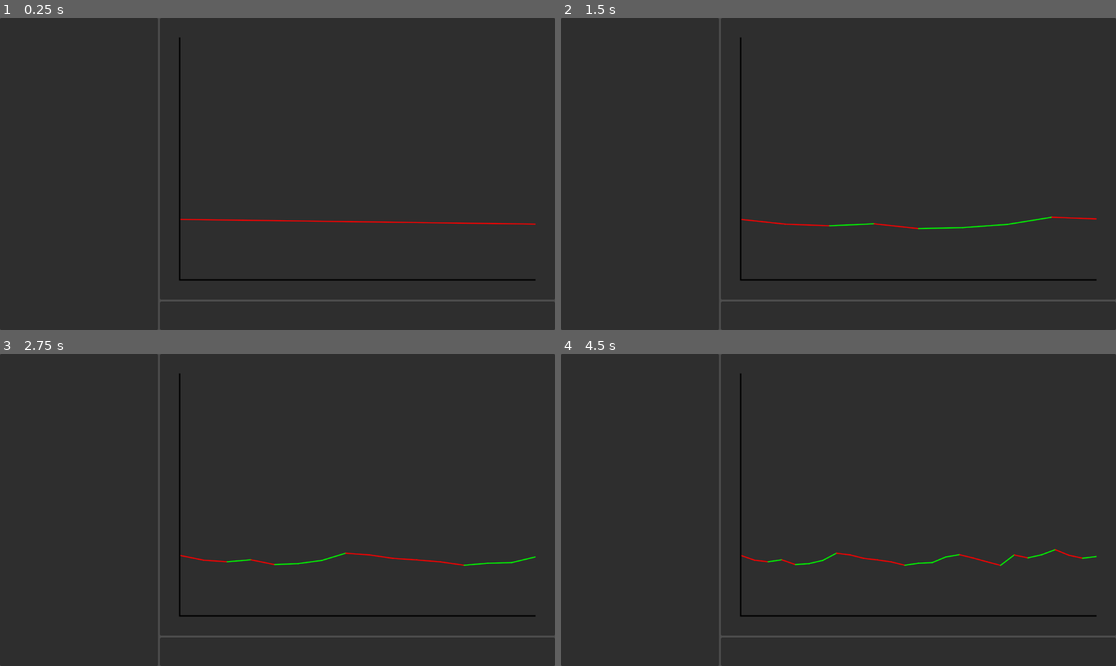
Above: before the commit, frames 1-4 (two rows, left to right).
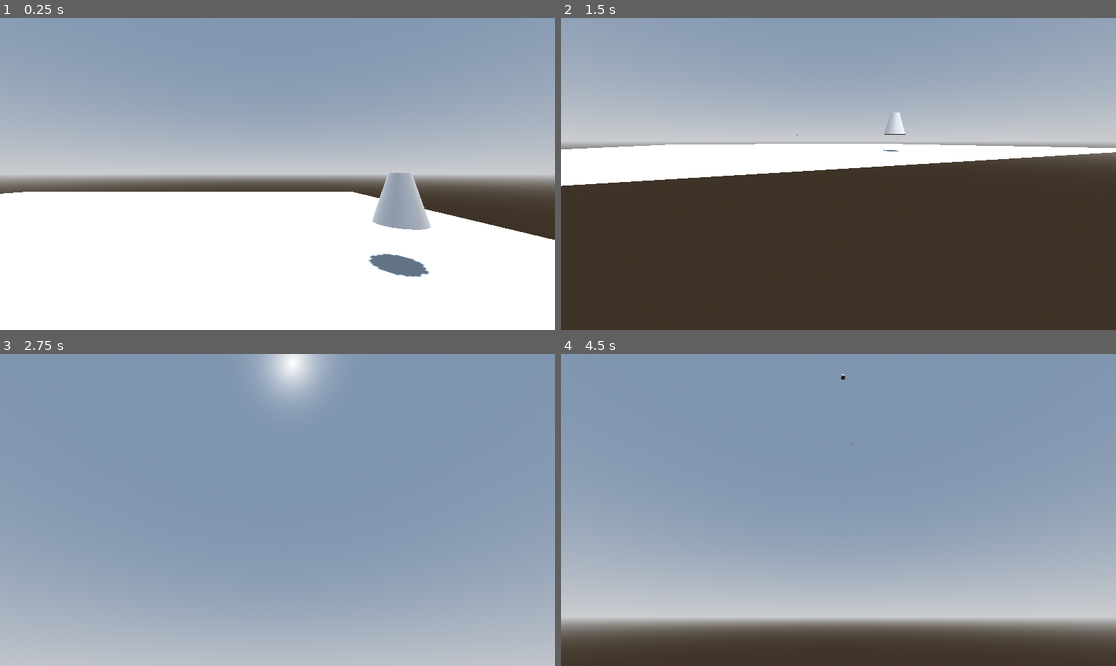
Above: after the commit, the same moments.

Repository: ayylol/viceroy-maxing
Game: Godot game, scene res://scenes/bimgus_scene.tscn
Same seed, same stepped clock (60 frames per second), same inputs: the game is played once before the commit and once after it. The project has no main scene, so this scene is started directly.
Inputs (mouse positions are in pixels of both pictures, inside the frame that each line leads up to):
- Up to frame 1 (0.25 s): no input
- Up to frame 2 (1.5 s): move the mouse to (960, 158) at 0.52 s; hold D (move_right) 0.53-1.28 s; tap Shift (dash) at 0.6 s; tap Space (jump) at 0.77 s; move the mouse to (727, 189) at 1.27 s; hold S (move_down) from 1.28 s (still down); tap Ctrl (slide) at 1.35 s
- Up to frame 3 (2.75 s): tap Space (jump) at 1.52 s; move the mouse to (333, 441) at 2.02 s; release S (move_down) at 2.03 s; hold D (move_right) from 2.03 s (still down); tap Shift (dash) at 2.1 s
- Up to frame 4 (4.5 s): move the mouse to (810, 572) at 2.77 s; release D (move_right) at 2.78 s; hold W (move_up) 2.78-3.53 s; tap Ctrl (slide) at 2.85, 4.35 s; tap Space (jump) at 3.02, 3.77 s; move the mouse to (1005, 556) at 3.52 s; hold A (move_left) from 3.53 s (still down); tap Shift (dash) at 3.6 s; move the mouse to (672, 463) at 4.27 s

The runs differ from the first frame. In frame 1, 98% of the frame differs, in the area x 0-100%, y 0-100%; in frame 2, 51%; in frame 3, 100%; in frame 4, 93%.

Commit message:
Add basic collectible

Diff:
--- /dev/null
+++ b/objects/collectible.tscn
@@ -0,0 +1,16 @@
+[gd_scene load_steps=3 format=3 uid="uid://di5osqjn20w7i"]
+
+[sub_resource type="SphereShape3D" id="SphereShape3D_ugubb"]
+radius = 2.21972
+
+[sub_resource type="CylinderMesh" id="CylinderMesh_ugubb"]
+top_radius = 0.2
+height = 1.0
+
+[node name="Collectible" type="Area3D"]
+
+[node name="CollisionShape3D" type="CollisionShape3D" parent="."]
+shape = SubResource("SphereShape3D_ugubb")
+
+[node name="MeshInstance3D" type="MeshInstance3D" parent="."]
+mesh = SubResource("CylinderMesh_ugubb")
--- a/objects/player.tscn
+++ b/objects/player.tscn
@@ -1,10 +1,10 @@
-[gd_scene load_steps=3 format=3 uid="uid://w8724wma7kbi"]
+[gd_scene load_steps=3 format=3 uid="uid://dqmh8wtvgqnhf"]
 
 [ext_resource type="Script" uid="uid://pbx1gsj5c4tq" path="res://objects/player_controller.gd" id="1_eqqp1"]
 
 [sub_resource type="CapsuleShape3D" id="CapsuleShape3D_5gfmb"]
 
-[node name="Player" type="CharacterBody3D"]
+[node name="Player" type="CharacterBody3D" groups=["player"]]
 script = ExtResource("1_eqqp1")
 look_sensitivity = 0.3
 jump_height = 4.0
--- a/project.godot
+++ b/project.godot
@@ -13,6 +13,10 @@
 config/name="viceroy-maxing"
 config/features=PackedStringArray("4.4", "GL Compatibility")
 config/icon="res://icon.svg"
+
+[global_group]
+
+player=""
 
 [input]
 
--- a/scenes/bimgus_scene.tscn
+++ b/scenes/bimgus_scene.tscn
@@ -1,7 +1,72 @@
-[gd_scene load_steps=2 format=3 uid="uid://tjenxyixrpq6"]
+[gd_scene load_steps=11 format=3 uid="uid://tjenxyixrpq6"]
 
-[ext_resource type="PackedScene" uid="uid://cwvmh67pa1h3t" path="res://objects/stock_market_viewer.tscn" id="1_j1mk3"]
+[ext_resource type="PackedScene" uid="uid://cnwt7xt30k64x" path="res://objects/stock_market_viewer.tscn" id="1_j1mk3"]
+[ext_resource type="PackedScene" uid="uid://dqmh8wtvgqnhf" path="res://objects/player.tscn" id="2_pp3j1"]
+[ext_resource type="Script" uid="uid://bojo4prr5pkom" path="res://scenes/delivery_manager.gd" id="3_ugubb"]
+[ext_resource type="PackedScene" uid="uid://di5osqjn20w7i" path="res://objects/collectible.tscn" id="4_bicfj"]
+
+[sub_resource type="ProceduralSkyMaterial" id="ProceduralSkyMaterial_pp3j1"]
+sky_horizon_color = Color(0.662243, 0.671743, 0.686743, 1)
+ground_horizon_color = Color(0.662243, 0.671743, 0.686743, 1)
+
+[sub_resource type="Sky" id="Sky_ugubb"]
+sky_material = SubResource("ProceduralSkyMaterial_pp3j1")
+
+[sub_resource type="Environment" id="Environment_bicfj"]
+background_mode = 2
+sky = SubResource("Sky_ugubb")
+tonemap_mode = 2
+
+[sub_resource type="PlaneMesh" id="PlaneMesh_ugubb"]
+lightmap_size_hint = Vector2i(162, 162)
+add_uv2 = true
+size = Vector2(32, 32)
+
+[sub_resource type="ConcavePolygonShape3D" id="ConcavePolygonShape3D_bicfj"]
+data = PackedVector3Array(16, 0, 16, -16, 0, 16, 16, 0, -16, -16, 0, 16, -16, 0, -16, 16, 0, -16)
+
+[sub_resource type="BoxMesh" id="BoxMesh_pp3j1"]
+size = Vector3(0.2, 0.2, 0.2)
 
 [node name="BimgusScene" type="Node"]
 
+[node name="WorldEnvironment" type="WorldEnvironment" parent="."]
+environment = SubResource("Environment_bicfj")
+
+[node name="DirectionalLight3D" type="DirectionalLight3D" parent="."]
+transform = Transform3D(-0.671721, -0.720033, 0.174194, 0, 0.235142, 0.971961, -0.740805, 0.652886, -0.15795, 0, 0, 0)
+shadow_enabled = true
+
 [node name="StockMarketViewer" parent="." instance=ExtResource("1_j1mk3")]
+visible = false
+
+[node name="Floor" type="MeshInstance3D" parent="."]
+mesh = SubResource("PlaneMesh_ugubb")
+
+[node name="StaticBody3D" type="StaticBody3D" parent="Floor"]
+
+[node name="CollisionShape3D" type="CollisionShape3D" parent="Floor/StaticBody3D"]
+shape = SubResource("ConcavePolygonShape3D_bicfj")
+
+[node name="Player" parent="." instance=ExtResource("2_pp3j1")]
+transform = Transform3D(1, 0, 0, 0, 1, 0, 0, 0, 1, 8.64161, 1.65527, 4.0615)
+
+[node name="DeliveryManager" type="Node" parent="."]
+script = ExtResource("3_ugubb")
+collectible_scene = ExtResource("4_bicfj")
+
+[node name="DeliverySources" type="Node" parent="DeliveryManager"]
+
+[node name="Source1" type="Node3D" parent="DeliveryManager/DeliverySources"]
+transform = Transform3D(1, 0, 0, 0, 1, 0, 0, 0, 1, 11.0829, 1.27457, 0)
+
+[node name="MeshInstance3D" type="MeshInstance3D" parent="DeliveryManager/DeliverySources/Source1"]
+mesh = SubResource("BoxMesh_pp3j1")
+
+[node name="DeliveryTargets" type="Node" parent="DeliveryManager"]
+
+[node name="Target1" type="Node3D" parent="DeliveryManager/DeliveryTargets"]
+transform = Transform3D(1, 0, 0, 0, 1, 0, 0, 0, 1, -9.61295, 1.27457, 0)
+
+[node name="MeshInstance3D" type="MeshInstance3D" parent="DeliveryManager/DeliveryTargets/Target1"]
+mesh = SubResource("BoxMesh_pp3j1")
--- /dev/null
+++ b/scenes/delivery_manager.gd
@@ -0,0 +1,30 @@
+extends Node
+
+@onready var sources = $DeliverySources
+@onready var targets = $DeliveryTargets
+
+@export var collectible_scene: PackedScene
+
+var to_collect_quests = {}
+var to_deliver_quests = []
+
+func _ready():
+	create_quest()
+	print(to_collect_quests)
+
+func create_quest():
+	var source = sources.get_children().pick_random()
+	var target = targets.get_children().pick_random()
+
+	var collectible = collectible_scene.instantiate()
+	source.add_child(collectible)
+
+	collectible.body_entered.connect(func(x): collected_collectible(collectible,x))
+
+	to_collect_quests[collectible] = target
+
+func collected_collectible(id: Node3D, body: Node3D):
+	if body.is_in_group("player"):
+		var target = to_collect_quests[id]
+		to_deliver_quests.append(target)
+		id.queue_free()
Not shown: 1 places in objects/stock_market_viewer.tscn that only renumber resources
Not shown, added: scenes/delivery_manager.gd.uid
Not shown: 1 places in scenes/tung_scene.tscn that only renumber resources
